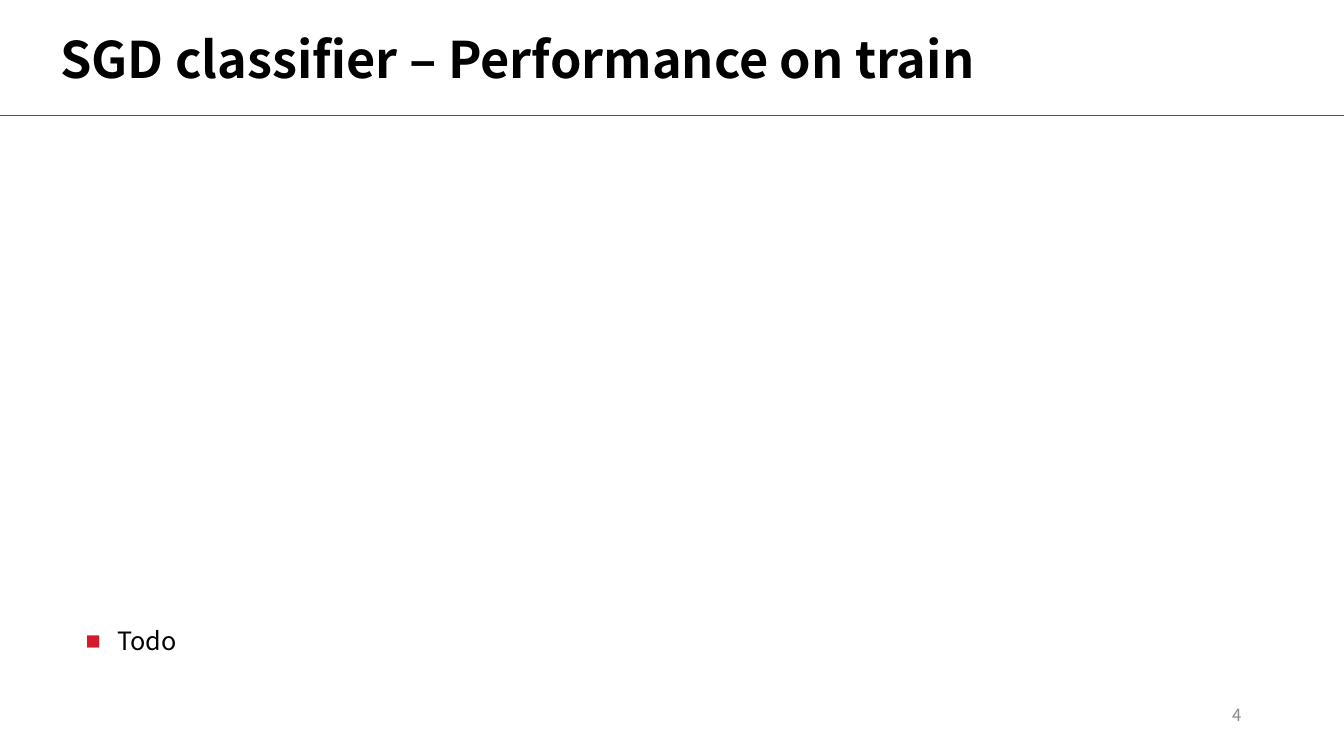
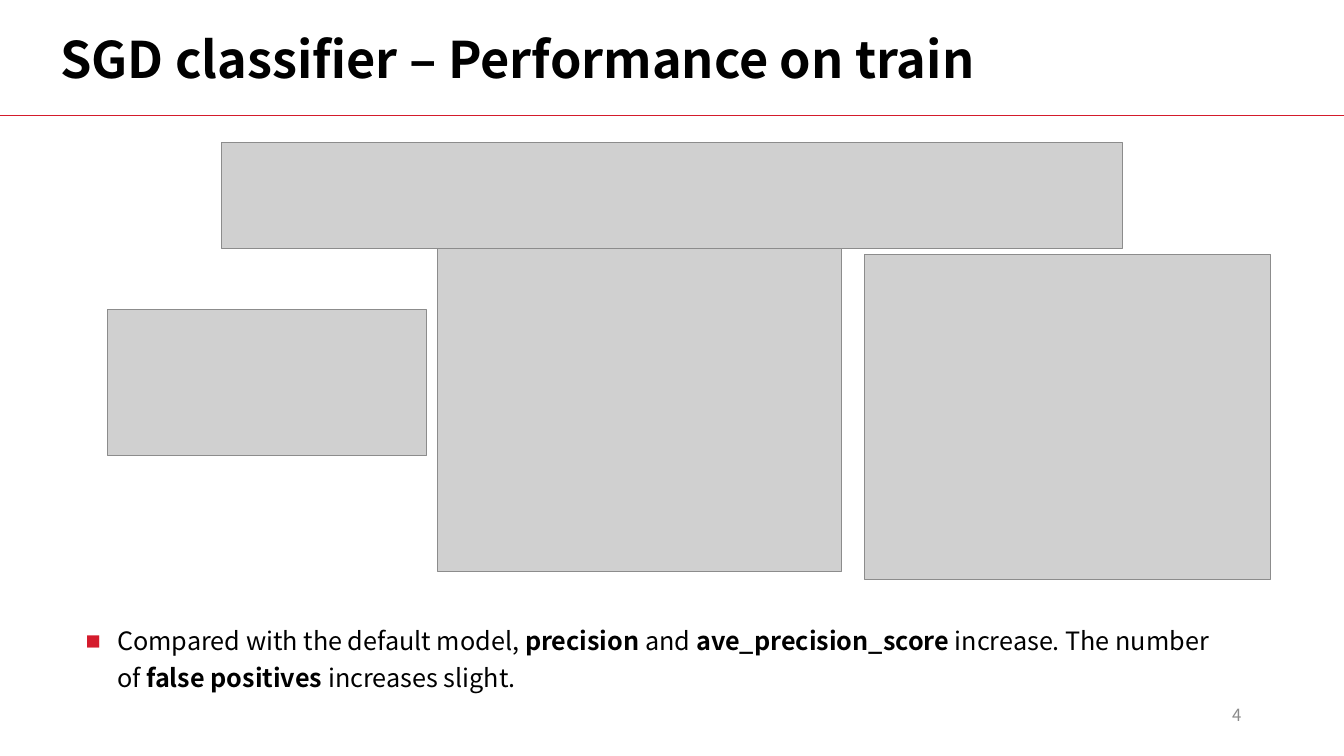
Before and after one commit to LiyangSong/Advertisement-CTR-Prediction, a slide deck: slide 4 of submissions/phase3/stepvi.pptx. Drawn at 1344x756 pixels with LibreOffice and Linux fonts; fonts in the diff are those of the drawing; grey boxes stand for pictures. Boxes give left, top, right and bottom in pixels: in the first picture for what was removed or moved away, otherwise in the second. Text is boxed around its words. In the diff, an @@ line names an element or a change of style, - is before the commit and + after.

Commit message:
image added stepvi

```diff
--- a/submissions/phase3/stepvi.pptx
+++ b/submissions/phase3/stepvi.pptx
@@ picture added at <box>222,142,1123,248</box> @@
@@ picture added at <box>438,248,842,571</box> @@
@@ picture added at <box>865,254,1271,579</box> @@
@@ picture added at <box>108,310,426,456</box> @@
@@ text at <box>117,629,1209,693</box>: text changed @@
-■ Todo
+■ Compared with the default model, precision and ave_precision_score increase. The number of false positives increases slight.
```
Also in this commit, not shown: 24 other slides changed.
